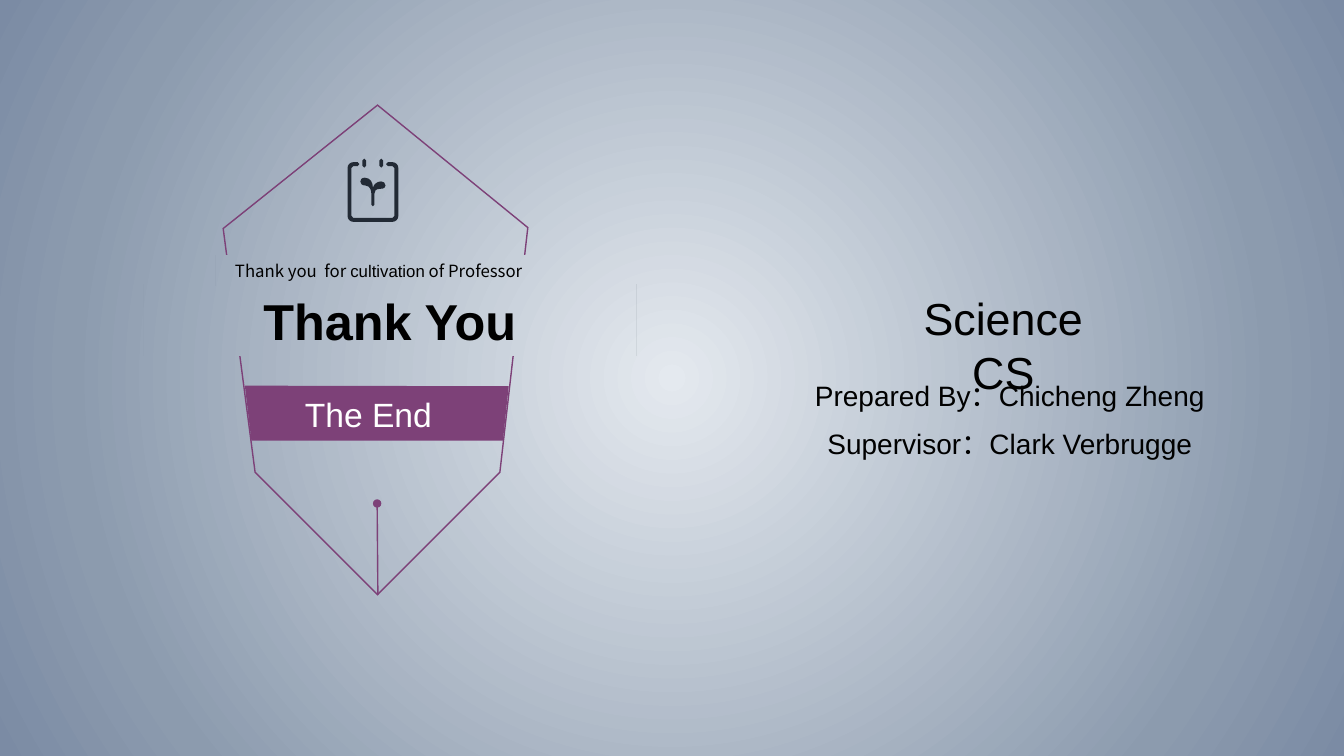
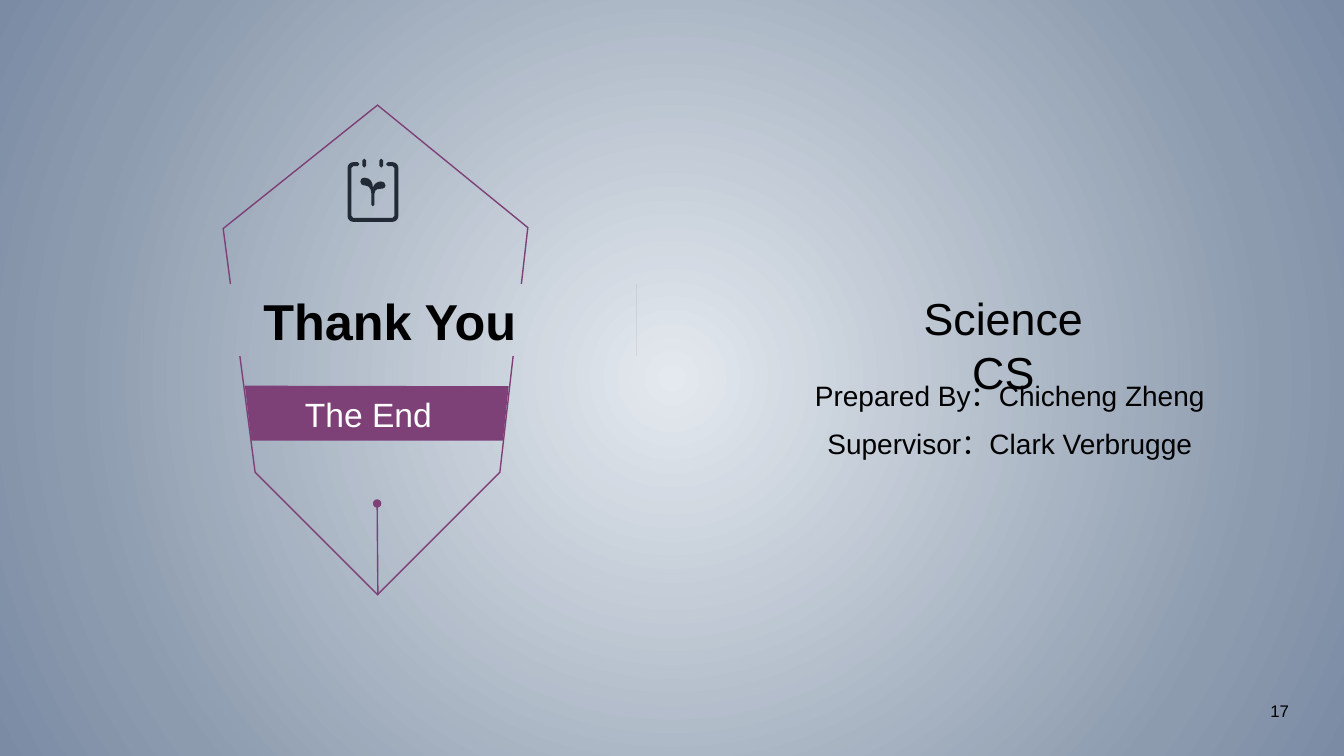
Before and after one commit to zhuangzhuang131419/McGill, a slide deck: slide 17 of COMP396/Presentation.pptx. Drawn at 1344x756 pixels with LibreOffice and Linux fonts; fonts in the diff are those of the drawing. Boxes give left, top, right and bottom in pixels: in the first picture for what was removed or moved away, otherwise in the second. Text is boxed around its words. In the diff, an @@ line names an element or a change of style, - is before the commit and + after.

```diff
--- a/COMP396/Presentation.pptx
+++ b/COMP396/Presentation.pptx
@@ text removed at (235, 263, 522, 281) @@
-Thank you for cultivation of Professor
@@ text added at (1270, 705, 1289, 717), 12 pt, text #000000 @@
+17
```
Also in this commit, not shown: 16 other slides changed, 2 other files.
